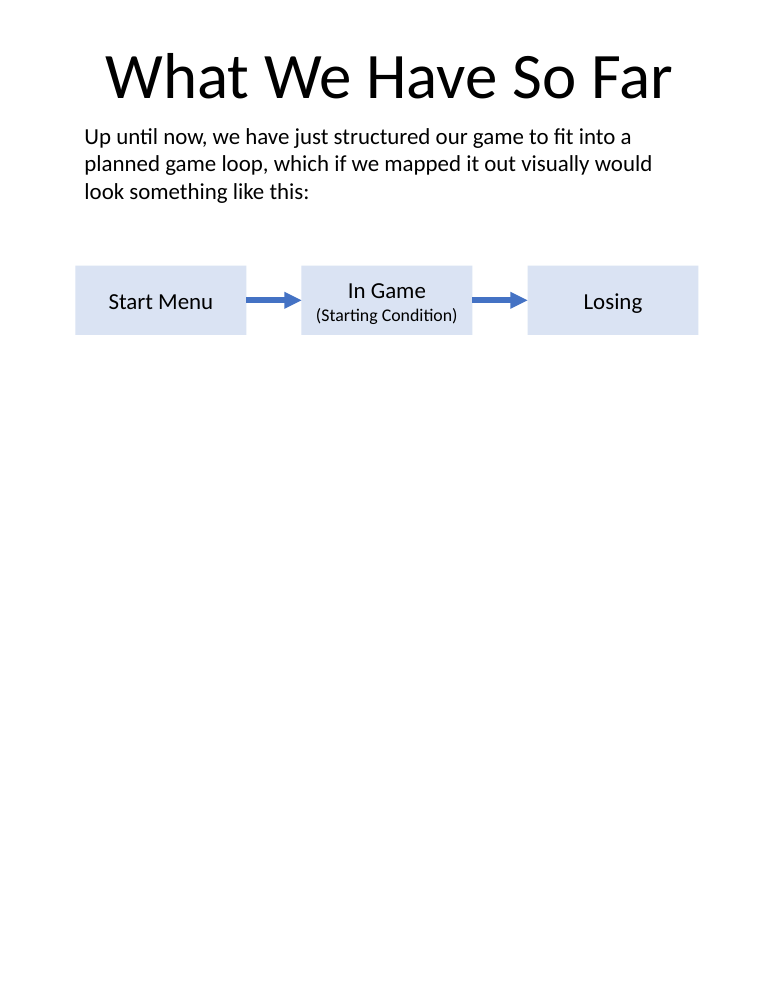
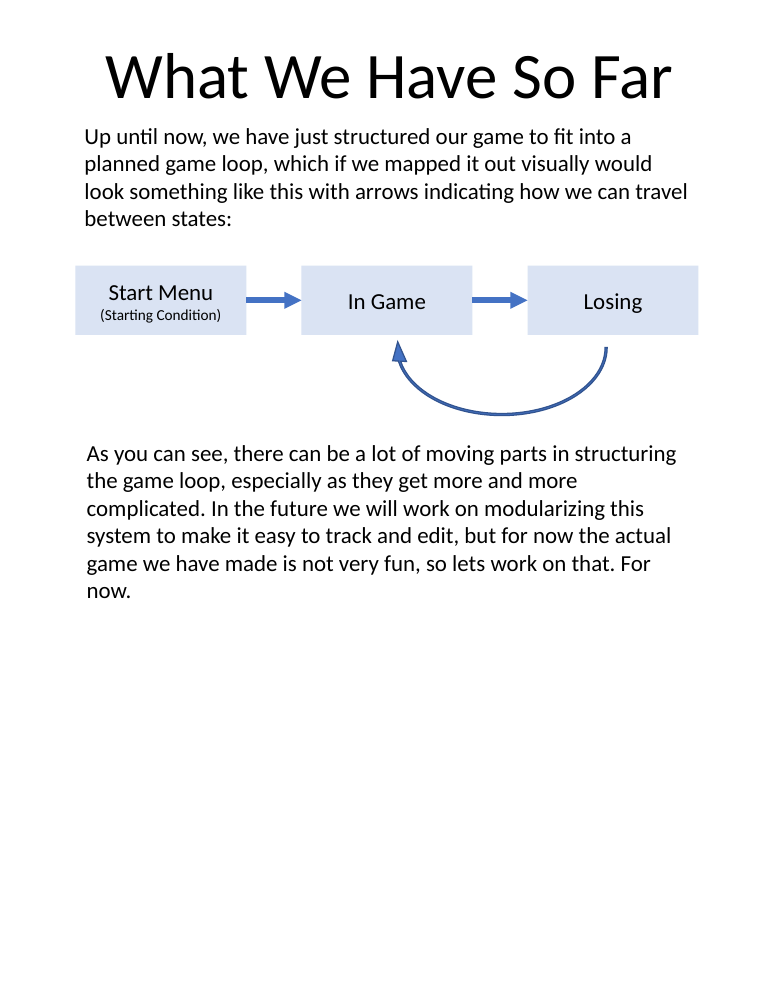
Before and after one commit to tommyrohmann/Coding-Club, a slide deck: slide 17 of Meeting Notes/Powerpoints they are the same as the pdfs/Coding Club Meeting 2.pptx. Drawn at 779x1008 pixels with LibreOffice and Linux fonts; fonts in the diff are those of the drawing. Boxes give left, top, right and bottom in pixels: in the first picture for what was removed or moved away, otherwise in the second. Text is boxed around its words. In the diff, an @@ line names an element or a change of style, - is before the commit and + after.

```diff
--- a/Meeting Notes/Powerpoints they are the same as the pdfs/Coding Club Meeting 2.pptx
+++ b/Meeting Notes/Powerpoints they are the same as the pdfs/Coding Club Meeting 2.pptx
@@ text at <box>84,128,688,226</box>: text changed @@
-Up until now, we have just structured our game to fit into a planned game loop, which if we mapped it out visually would look something like this:
+Up until now, we have just structured our game to fit into a planned game loop, which if we mapped it out visually would look something like this with arrows indicating how we can travel between states:
@@ circular arrow added at <box>390,274,613,422</box>, fill #4472C4, outline #325491 1 pt @@
@@ text in rectangle at <box>100,309,222,323</box>: paragraph added @@
+(Starting Condition)
@@ text in rectangle at <box>316,308,458,324</box>: paragraph removed @@
-(Starting Condition)
@@ text added at <box>87,445,677,598</box>, 18 pt, text #000000 @@
+As you can see, there can be a lot of moving parts in structuring the game loop, especially as they get more and more complicated. In the future we will work on modularizing this system to make it easy to track and edit, but for now the actual game we have made is not very fun, so lets work on that. For now.
```
Also in this commit, not shown: 4 other slides changed, 10 slides added, 2 other files.
